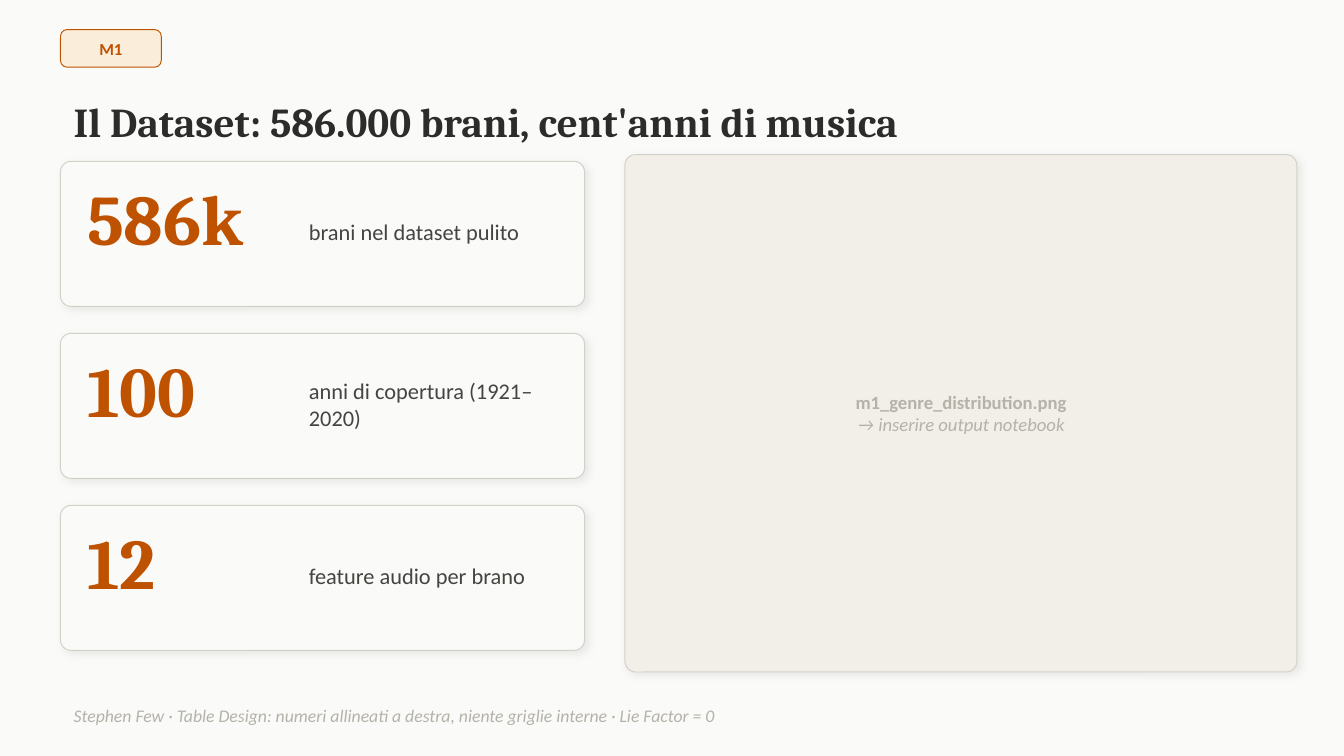
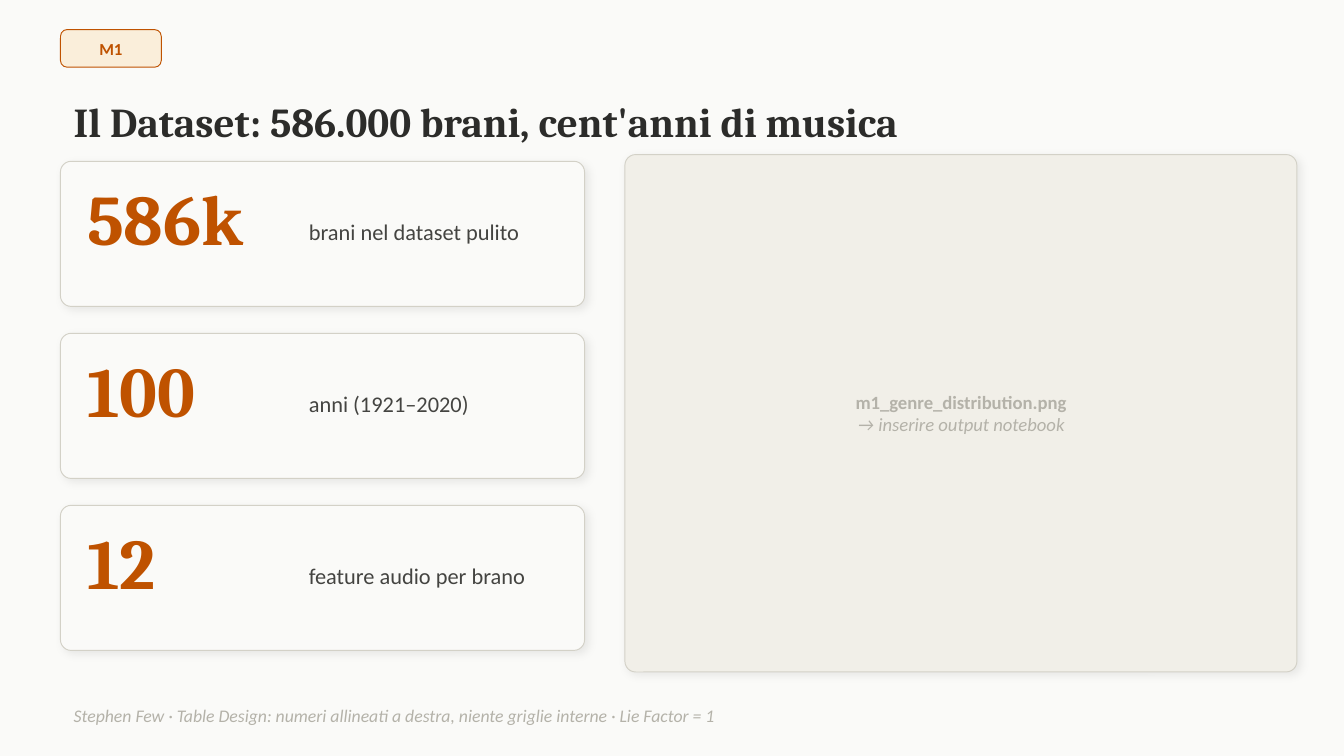
Before and after one commit to arcadiacipolla/La_Trasformazione_del_Suono_-_Scientific_Visualization, a slide deck: slide 3 of the_shape_of_music.pptx. Drawn at 1344x756 pixels with LibreOffice and Linux fonts; fonts in the diff are those of the drawing. Boxes give left, top, right and bottom in pixels: in the first picture for what was removed or moved away, otherwise in the second. Text is boxed around its words. In the diff, an @@ line names an element or a change of style, - is before the commit and + after.

Commit message:
ppt copertina, lie factor =1 non 0! aggiunto refactoring evoluzione temporale con incertezza -> modificata slide finale

```diff
--- a/the_shape_of_music.pptx
+++ b/the_shape_of_music.pptx
@@ text at (x1=309, y1=396, x2=468, y2=415): text changed @@
-anni di copertura (1921–2020)
+anni (1921–2020)
@@ text at (x1=74, y1=710, x2=714, y2=725): text changed @@
-Stephen Few · Table Design: numeri allineati a destra, niente griglie interne · Lie Factor = 0
+Stephen Few · Table Design: numeri allineati a destra, niente griglie interne · Lie Factor = 1
```
Also in this commit, not shown: 1 other slide changed, 1 slide added, 1 slide removed, 1 other file.
